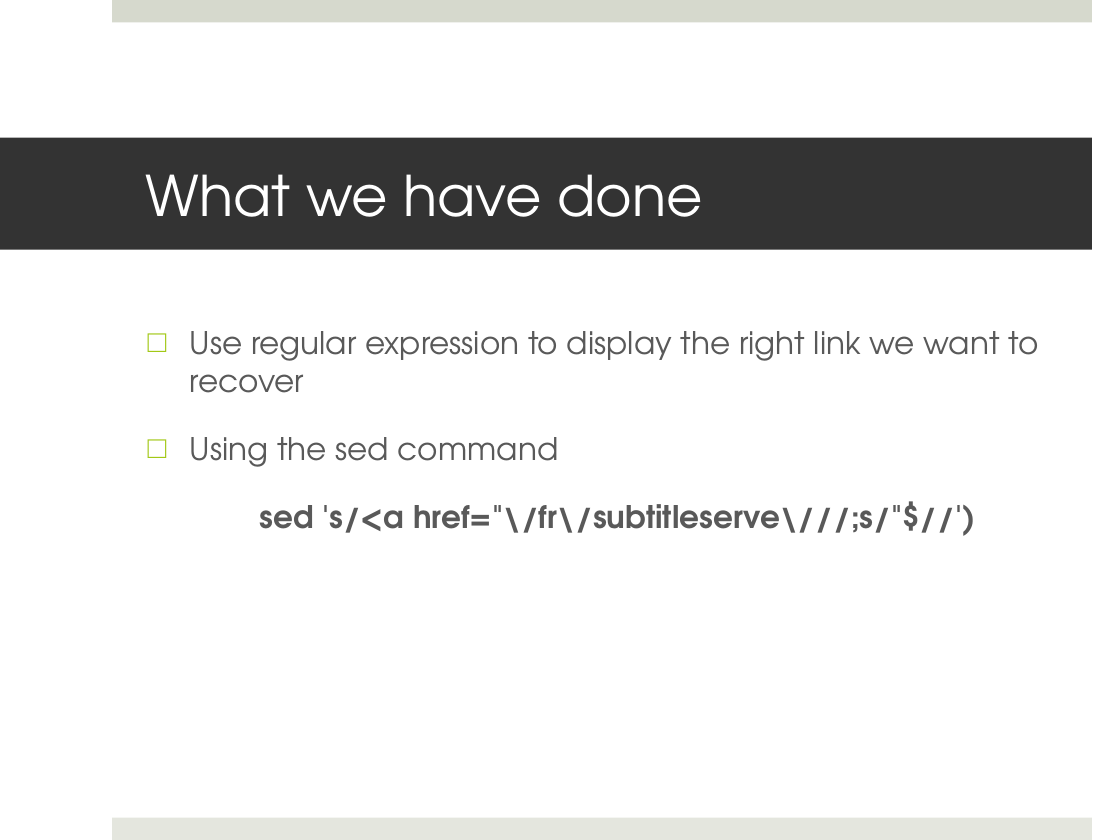
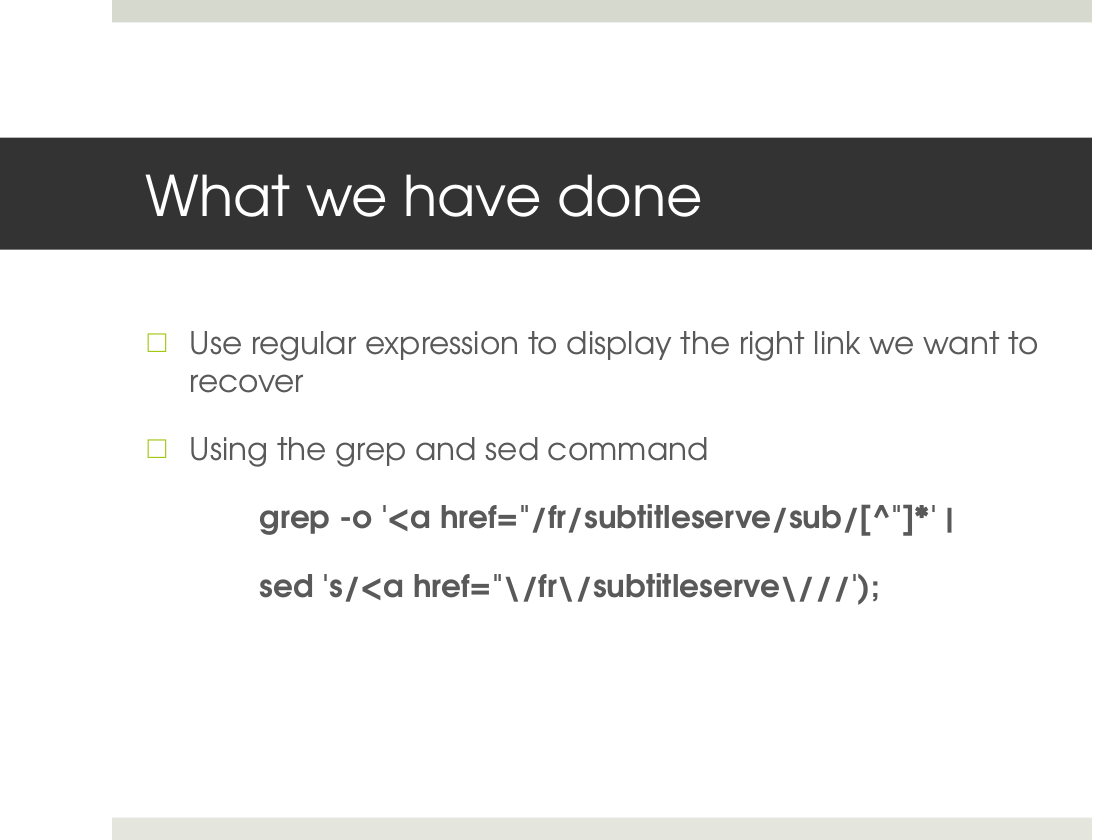
Before and after one commit to kiago/isepse2014, a slide deck: slide 2 of jessica.besagni/projects/Subtitles 2605.pptx. Drawn at 1120x840 pixels with LibreOffice and Linux fonts; fonts in the diff are those of the drawing. Boxes give left, top, right and bottom in pixels: in the first picture for what was removed or moved away, otherwise in the second. Text is boxed around its words. In the diff, an @@ line names an element or a change of style, - is before the commit and + after.

Commit message:
last update for presentation

```diff
--- a/jessica.besagni/projects/Subtitles 2605.pptx
+++ b/jessica.besagni/projects/Subtitles 2605.pptx
@@ text at [190,437,937,605]: text changed @@
-□ Using the sed command
-sed 's/<a href="\/fr\/subtitleserve\///;s/"$//')
+□ Using the grep and sed command
+grep -o '<a href="/fr/subtitleserve/sub/[^"]*' |
+sed 's/<a href="\/fr\/subtitleserve\///');
```
Also in this commit, not shown: 2 other slides changed, 1 slide added.
